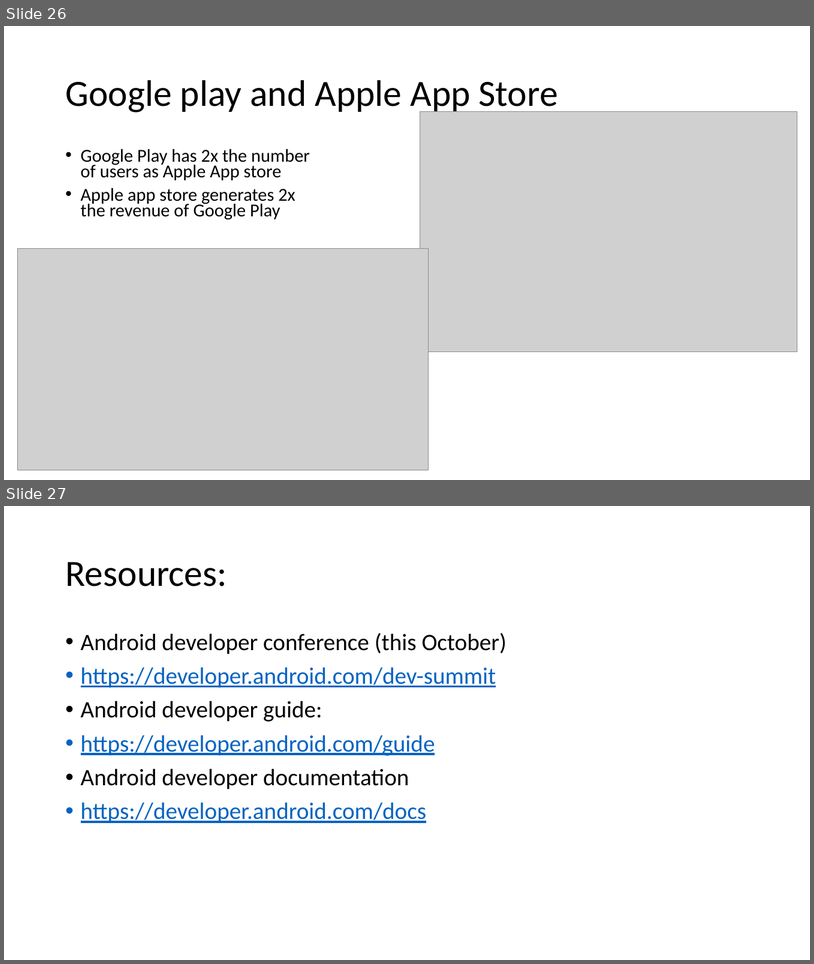
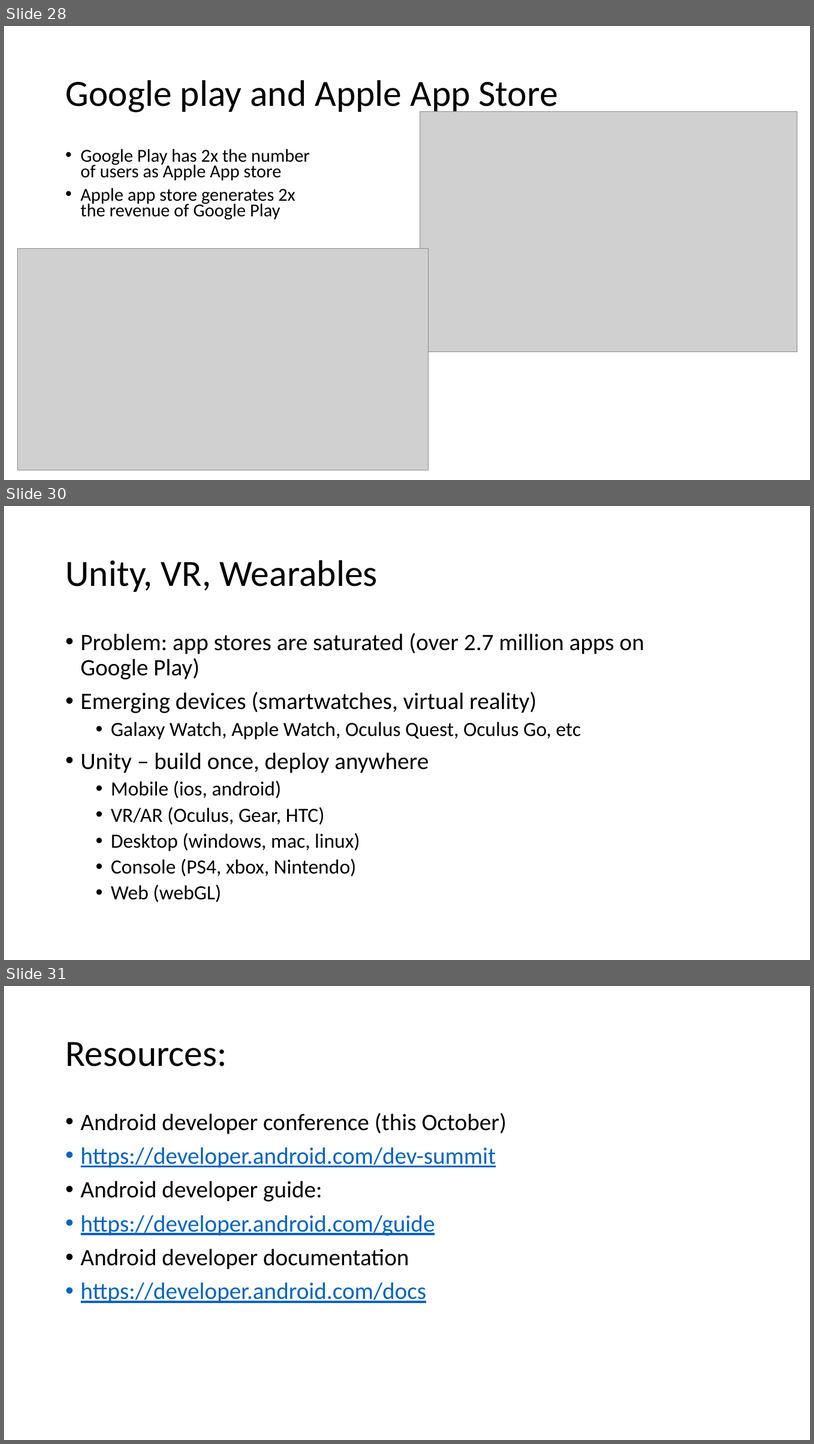
Before and after one commit to russellu/cs230, a slide deck: Lecture_First.pptx. Shown one above the other, each under a label of ours: slides 26 and 27 before the commit, slides 28, 30 and 31 after it; the slides between them are not shown. The pictures are 814x964 and 814x1444 pixels, drawn with LibreOffice and Linux fonts; fonts in the diff are those of the drawing; grey boxes stand for pictures. Boxes give left, top, right and bottom in pixels: in the first picture for what was removed or moved away, otherwise in the second. Text is boxed around its words. In the diff, an @@ line names an element or a change of style, - is before the commit and + after.

```diff
--- a/Lecture_First.pptx
+++ b/Lecture_First.pptx
@@ slide 30 added at (x1=4, y1=506, x2=810, y2=960), background #FFFFFF @@
@@ title added at (x1=65, y1=560, x2=378, y2=592), 44 pt, text #000000 @@
+Unity, VR, Wearables
@@ text added at (x1=81, y1=633, x2=644, y2=902), 24 pt, text #000000 @@
+• Problem: app stores are saturated (over 2.7 million apps on Google Play)
+• Emerging devices (smartwatches, virtual reality)
+  • Galaxy Watch, Apple Watch, Oculus Quest, Oculus Go, etc
+• Unity – build once, deploy anywhere
+  • Mobile (ios, android)
+  • VR/AR (Oculus, Gear, HTC)
+  • Desktop (windows, mac, linux)
+  • Console (PS4, xbox, Nintendo)
+  • Web (webGL)
@@ what was slide 26 is now slide 28 @@
@@ what was slide 27 is now slide 31 @@
```
Also in this commit, not shown: 6 slides changed, 2 other slides added, 6 slides removed, 1 other file.
